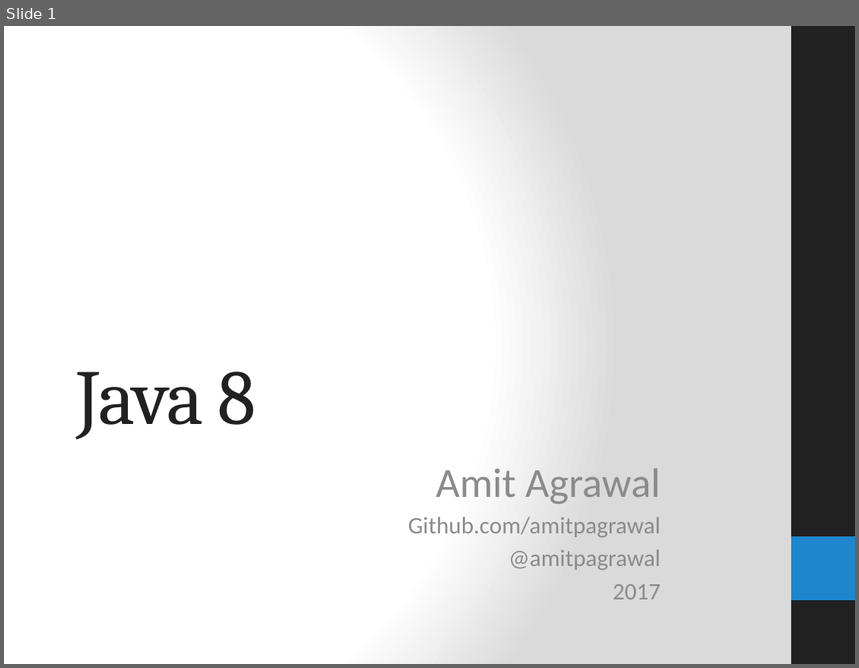
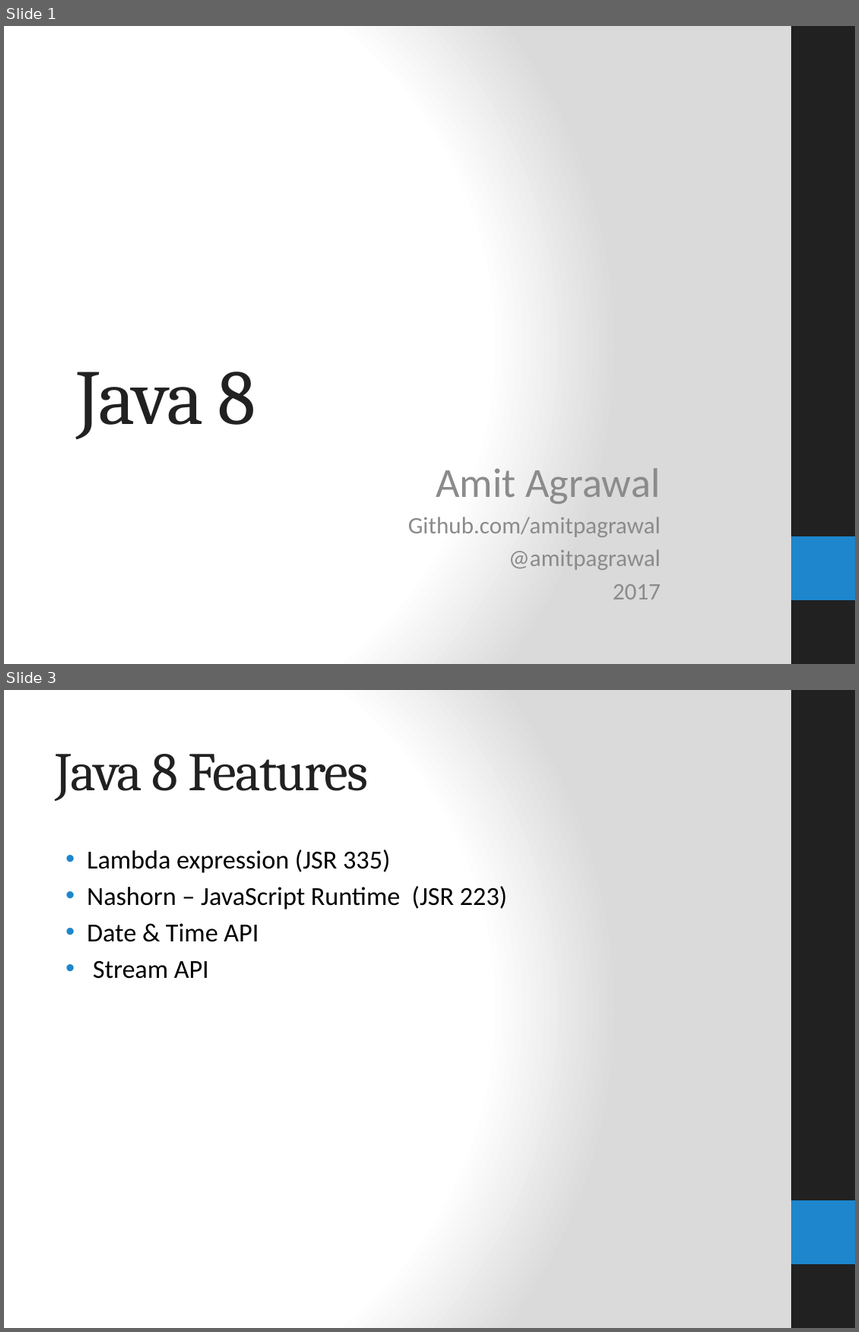
Before and after one commit to amitpagrawal/java8, a slide deck: presentation/java-8-presentation.pptx. Shown one above the other, each under a label of ours: slide 1 before the commit, slides 1 and 3 after it; the slides between them are not shown. The pictures are 859x668 and 859x1332 pixels, drawn with LibreOffice and Linux fonts; fonts in the diff are those of the drawing. Boxes give left, top, right and bottom in pixels: in the first picture for what was removed or moved away, otherwise in the second. Text is boxed around its words. In the diff, an @@ line names an element or a change of style, - is before the commit and + after.

```diff
--- a/presentation/java-8-presentation.pptx
+++ b/presentation/java-8-presentation.pptx
@@ slide 3 added at (x1=4, y1=690, x2=855, y2=1328), background gradient #FFFFFF to #DADADA; not listed: 2 template elements that a slide beside it also shows @@
@@ title added at (x1=55, y1=754, x2=368, y2=801), 46 pt, text #212121 @@
+Java 8 Features
@@ text added at (x1=87, y1=850, x2=507, y2=979), 22 pt, text #000000 @@
+• Lambda expression (JSR 335)
+• Nashorn – JavaScript Runtime (JSR 223)
+• Date & Time API
+• Stream API
```
Also in this commit, not shown: 2 other slides added, 7 other files.
